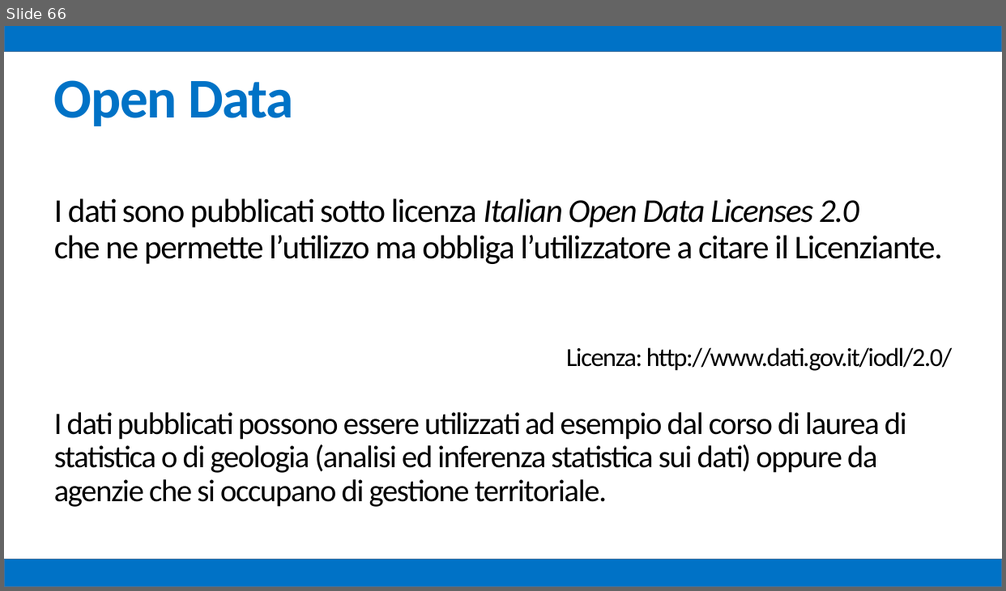
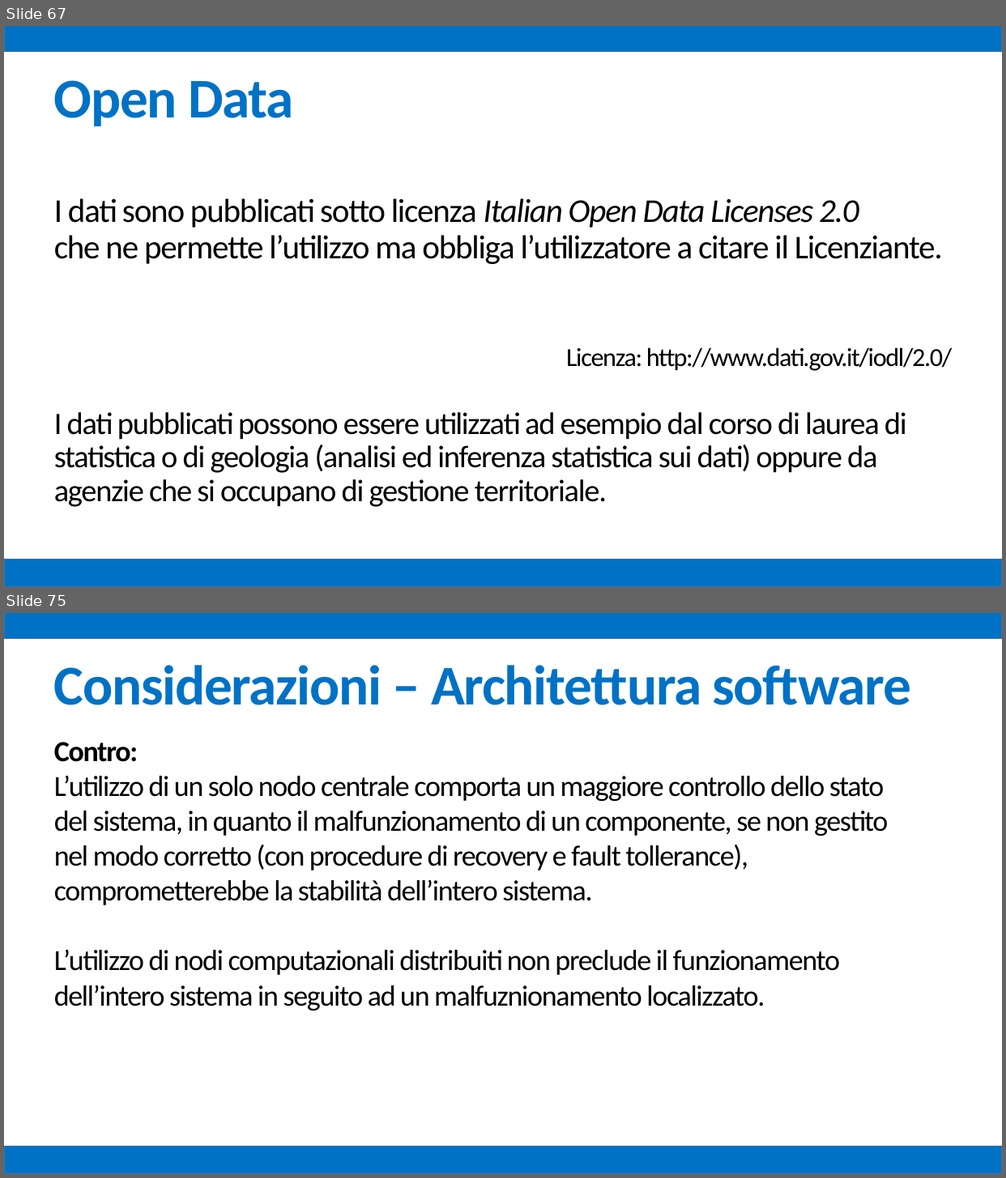
Before and after one commit to mz1991/ProgettoFebbraio2015, a slide deck: Febbraio 2015.pptx. Shown one above the other, each under a label of ours: slide 66 before the commit, slides 67 and 75 after it; the slides between them are not shown. The pictures are 1006x591 and 1006x1178 pixels, drawn with LibreOffice and Linux fonts; fonts in the diff are those of the drawing. Boxes give left, top, right and bottom in pixels: in the first picture for what was removed or moved away, otherwise in the second. Text is boxed around its words. In the diff, an @@ line names an element or a change of style, - is before the commit and + after.

Commit message:
Presentazione considerazioni

```diff
--- a/Febbraio 2015.pptx
+++ b/Febbraio 2015.pptx
@@ slide 75 added at (4, 613, 1002, 1174), background #FFFFFF @@
@@ rectangle added at (4, 613, 1002, 639), fill #0072C6, outline #43739E 1 pt @@
@@ text added at (54, 665, 911, 705), 54 pt, text #0072C6, bold @@
+Considerazioni – Architettura software
@@ text added at (54, 742, 888, 1011), 28 pt, text #000000 @@
+Contro:
+L’utilizzo di un solo nodo centrale comporta un maggiore controllo dello stato del sistema, in quanto il malfunzionamento di un componente, se non gestito nel modo corretto (con procedure di recovery e fault tollerance), comprometterebbe la stabilità dell’intero sistema.
+L’utilizzo di nodi computazionali distribuiti non preclude il funzionamento dell’intero sistema in seguito ad un malfuznionamento localizzato.
@@ rectangle added at (4, 1146, 1002, 1174), fill #0072C6, outline #43739E 1 pt @@
@@ what was slide 66 is now slide 67 @@
```
Also in this commit, not shown: 4 slides changed, 10 other slides added.
